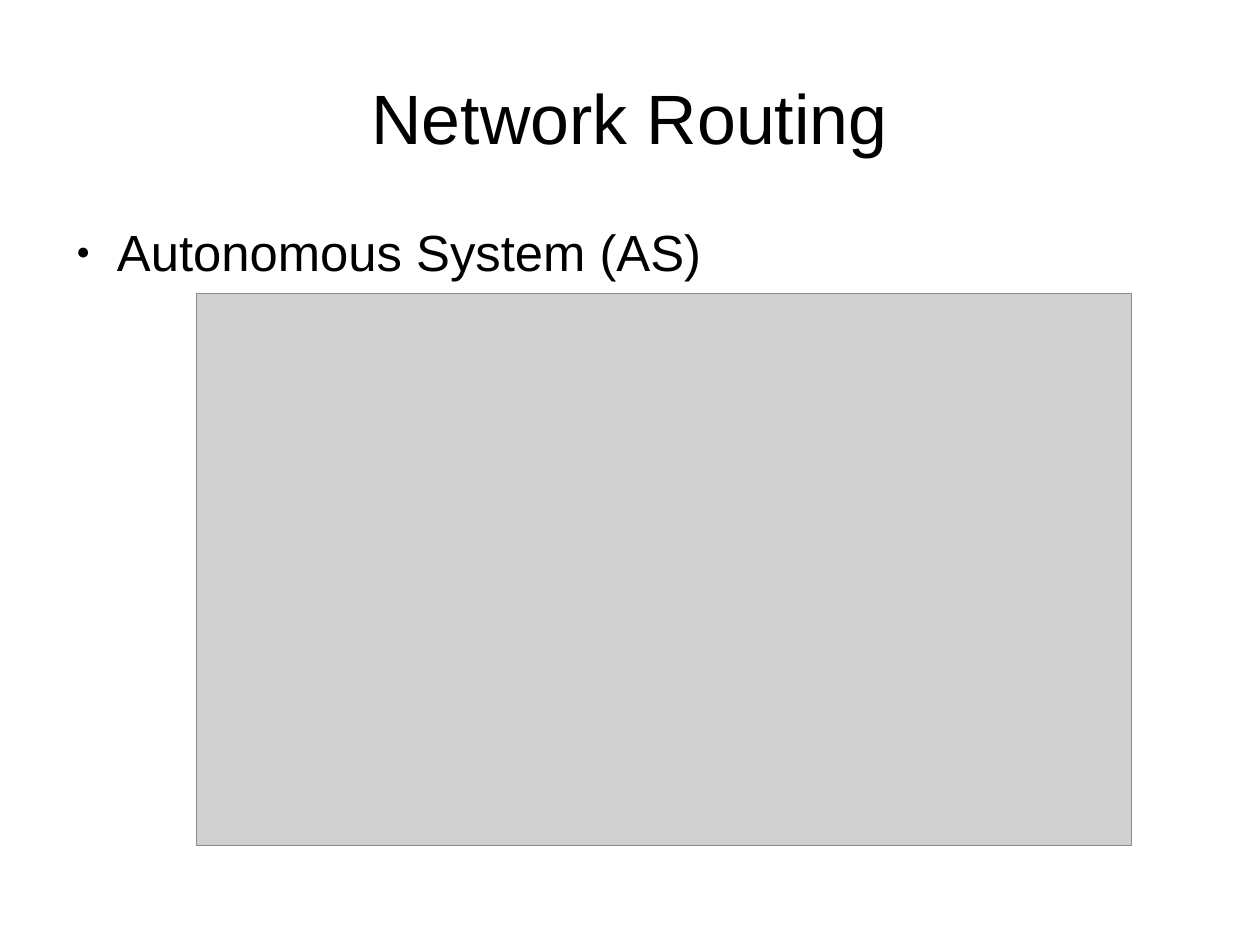
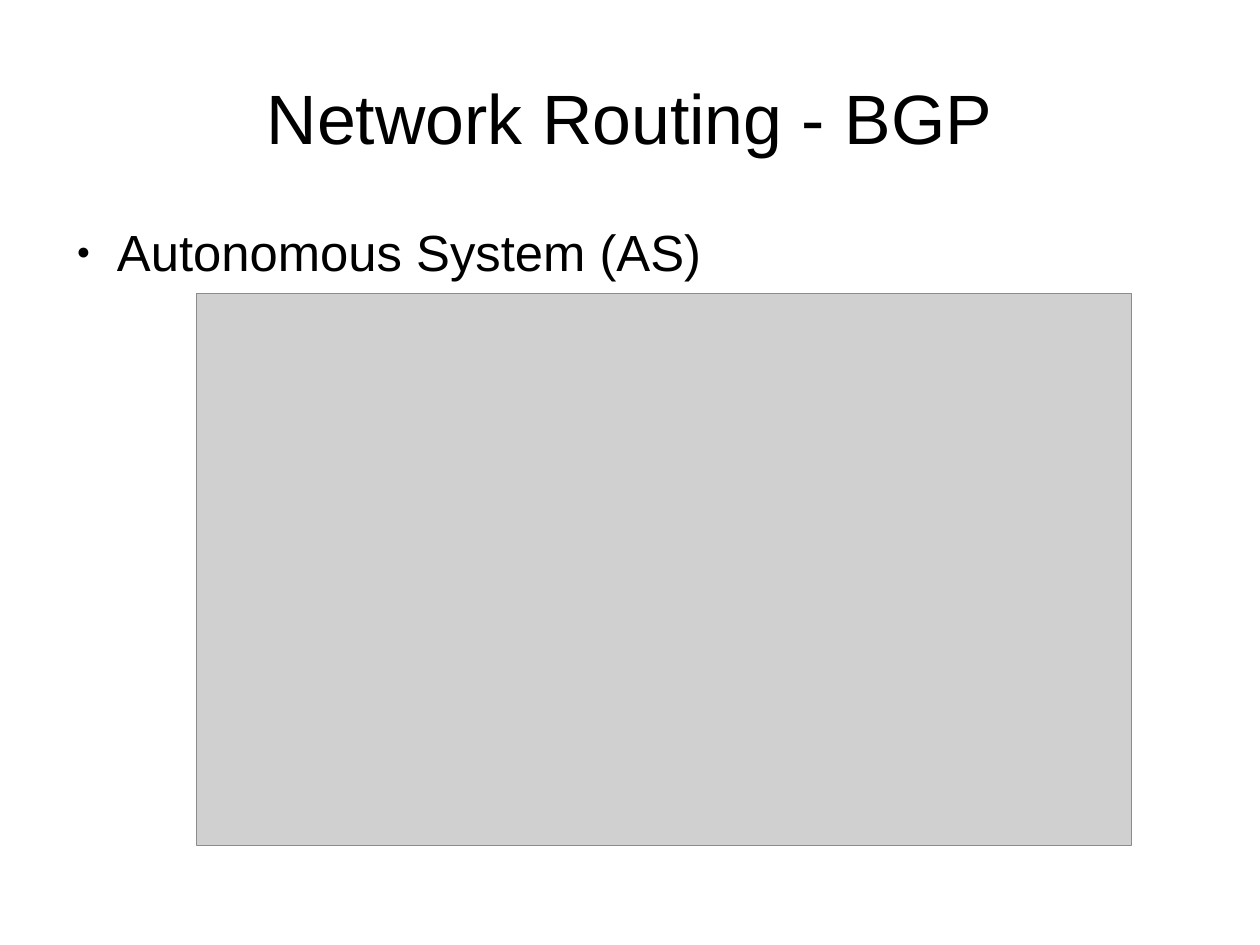
Before and after one commit to hoangphuocbk/tungsten-document, a slide deck: slide 8 of Networking-Tungsten.pptx (slide 7 before the commit). Drawn at 1260x945 pixels with LibreOffice and Linux fonts; fonts in the diff are those of the drawing; grey boxes stand for pictures; background and template pictures are left out. Boxes give left, top, right and bottom in pixels: in the first picture for what was removed or moved away, otherwise in the second. Text is boxed around its words. In the diff, an @@ line names an element or a change of style, - is before the commit and + after.

```diff
--- a/Networking-Tungsten.pptx
+++ b/Networking-Tungsten.pptx
@@ text at [267,93,992,157]: text changed @@
-Network Routing
+Network Routing - BGP
```
Also in this commit, not shown: 3 other slides changed, 28 slides added, 1 slide removed, 2 other files.
